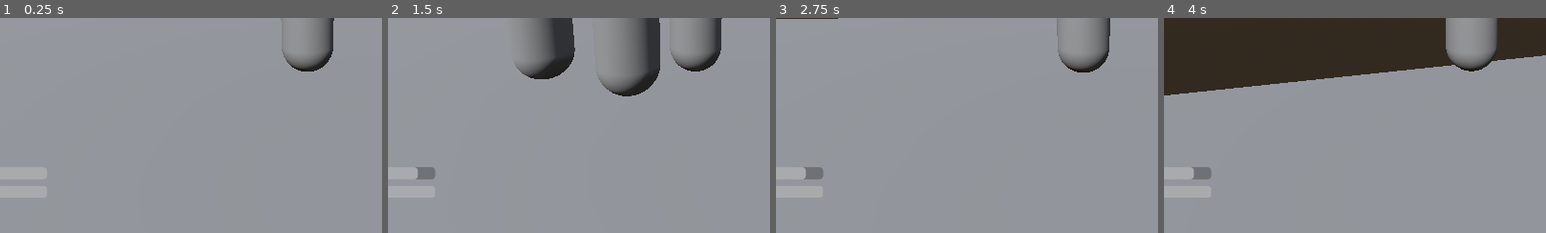
Above: before the commit, frames 1-4 (left to right).
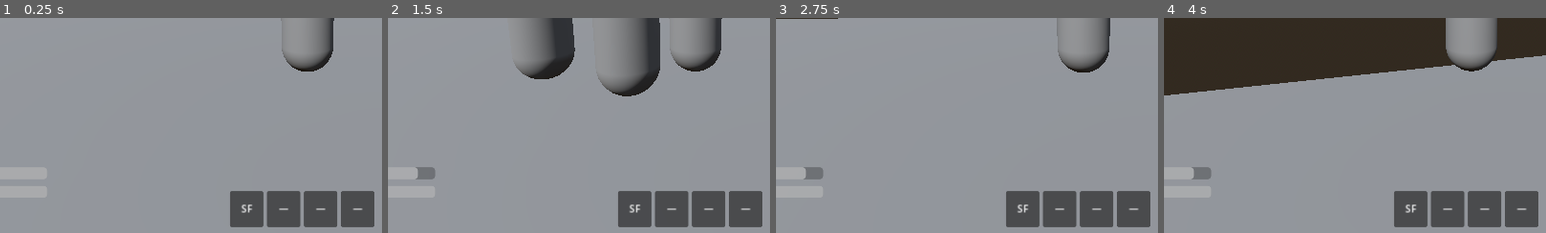
Above: after the commit, the same moments.

Repository: architectwuji-hash/sun-petal-kingdom
Game: Godot game, scene res://scenes/world/TestArena.tscn
Two runs of this game, one before a commit and one after it. Both use one fixed random seed, a clock stepped at 60 frames per second and the inputs below.
Inputs (mouse positions are % of the whole screen's width and height, from its top left):
- Up to frame 1 (0.25 s): no input
- Up to frame 2 (1.5 s): tap Enter (ui_accept) at 0.5, 0.77 s; move the mouse to (55, 50) at 0.52 s; hold 1 (slot_1, bound only after the commit) 0.53-1.28 s; hold W (move_forward) from 0.53 s (still down); tap 2 (slot_2, bound only after the commit) at 0.8, 1.35 s; move the mouse to (45, 50) at 1.27 s
- Up to frame 3 (2.75 s): keep holding W (move_forward); tap Enter (ui_accept) at 1.52 s; tap 3 (slot_3, bound only after the commit) at 1.55 s; move the mouse to (52, 48) at 2.02 s; hold 3 (slot_3, bound only after the commit) from 2.03 s (still down); tap 4 (slot_4, bound only after the commit) at 2.3 s
- Up to frame 4 (4 s): keep holding W (move_forward); move the mouse to (49, 52) at 2.77 s; release 3 (slot_3, bound only after the commit) at 2.78 s; tap 4 (slot_4, bound only after the commit) at 2.85 s; tap Enter (ui_accept) at 3.02, 3.77 s; right-click (49, 52) at 3.05 s; move the mouse to (57, 51) at 3.52 s; hold Right mouse button (use_power, bound only after the commit) from 3.53 s (still down); tap 1 (slot_1, bound only after the commit) at 3.8 s
The pictures show only the part of the screen within x 10-60%, y 50-100%; the shares and areas given below are measured in that part.

The runs differ from the first frame. In frame 1, 5.9% of the frame differs, in the area x 60-98%, y 80-98%; in frame 2, 5.9%; in frame 3, 5.9%; in frame 4, 5.9%.

Commit message:
feat(powers): Task 8 — flower slot system with Sunflower burst power
- flower_loadout.gd: 4 slots, slot 0 = Sunflower, slot_changed signal
- power_handler.gd: Sunflower burst costs 75, restores 150 (net +75)
- Player.tscn: FlowerLoadout + PowerHandler nodes added
- player.gd: power_handler init, right-click use_power, 1-4 slot switch
- HUD.tscn: bottom-center SlotBar with SF/empty labels
- project.godot: use_power (right-click) + slot_1-4 (1-4 keys)

Co-Authored-By: Claude Sonnet 4.6 <noreply@anthropic.com>
Claude-Session: https://claude.ai/code/session_01Xdz41Yjj7Zi8p9do1ybWv2

Diff:
--- a/project.godot
+++ b/project.godot
@@ -53,3 +53,28 @@
 "events": [Object(InputEventMouseButton,"resource_local_to_scene":false,"resource_name":"","device":-1,"window_id":0,"a …(253 unchanged characters)…
 ]
 }
+use_power={
+"deadzone": 0.5,
+"events": [Object(InputEventMouseButton,"resource_local_to_scene":false,"resource_name":"","device":-1,"window_id":0,"alt_pressed":false,"shift_pressed":false,"ctrl_pressed":false,"meta_pressed":false,"button_mask":0,"position":Vector2(0, 0),"global_position":Vector2(0, 0),"factor":1.0,"button_index":2,"canceled":false,"pressed":false,"double_click":false,"script":null)
+]
+}
+slot_1={
+"deadzone": 0.5,
+"events": [Object(InputEventKey,"resource_local_to_scene":false,"resource_name":"","device":-1,"window_id":0,"alt_pressed":false,"shift_pressed":false,"ctrl_pressed":false,"meta_pressed":false,"pressed":false,"keycode":0,"physical_keycode":49,"key_label":0,"unicode":49,"echo":false,"script":null)
+]
+}
+slot_2={
+"deadzone": 0.5,
+"events": [Object(InputEventKey,"resource_local_to_scene":false,"resource_name":"","device":-1,"window_id":0,"alt_pressed":false,"shift_pressed":false,"ctrl_pressed":false,"meta_pressed":false,"pressed":false,"keycode":0,"physical_keycode":50,"key_label":0,"unicode":50,"echo":false,"script":null)
+]
+}
+slot_3={
+"deadzone": 0.5,
+"events": [Object(InputEventKey,"resource_local_to_scene":false,"resource_name":"","device":-1,"window_id":0,"alt_pressed":false,"shift_pressed":false,"ctrl_pressed":false,"meta_pressed":false,"pressed":false,"keycode":0,"physical_keycode":51,"key_label":0,"unicode":51,"echo":false,"script":null)
+]
+}
+slot_4={
+"deadzone": 0.5,
+"events": [Object(InputEventKey,"resource_local_to_scene":false,"resource_name":"","device":-1,"window_id":0,"alt_pressed":false,"shift_pressed":false,"ctrl_pressed":false,"meta_pressed":false,"pressed":false,"keycode":0,"physical_keycode":52,"key_label":0,"unicode":52,"echo":false,"script":null)
+]
+}
--- a/scenes/player/Player.tscn
+++ b/scenes/player/Player.tscn
@@ -1,8 +1,10 @@
-[gd_scene load_steps=6 format=3 uid="uid://bqx8player01spk"]
+[gd_scene load_steps=8 format=3 uid="uid://bqx8player01spk"]
 
 [ext_resource type="Script" path="res://scripts/player/player.gd" id="1_player"]
 [ext_resource type="Script" path="res://scripts/player/attack_controller.gd" id="2_attack"]
 [ext_resource type="Script" path="res://scripts/player/ocali_regen.gd" id="3_ocali_regen"]
+[ext_resource type="Script" path="res://scripts/player/flower_loadout.gd" id="4_loadout"]
+[ext_resource type="Script" path="res://scripts/player/power_handler.gd" id="5_power"]
 
 [sub_resource type="CapsuleShape3D" id="CapsuleShape3D_collision"]
 height = 1.8
@@ -40,3 +42,9 @@
 
 [node name="OcaliRegen" type="Node" parent="."]
 script = ExtResource("3_ocali_regen")
+
+[node name="FlowerLoadout" type="Node" parent="."]
+script = ExtResource("4_loadout")
+
+[node name="PowerHandler" type="Node" parent="."]
+script = ExtResource("5_power")
--- a/scenes/ui/HUD.tscn
+++ b/scenes/ui/HUD.tscn
@@ -90,3 +90,66 @@
 text = "YOU DIED"
 horizontal_alignment = 1
 vertical_alignment = 1
+
+[node name="SlotBar" type="Control" parent="."]
+layout_mode = 3
+anchors_preset = 7
+anchor_left = 0.5
+anchor_top = 1.0
+anchor_right = 0.5
+anchor_bottom = 1.0
+offset_left = -130.0
+offset_top = -70.0
+offset_right = 130.0
+offset_bottom = -10.0
+grow_horizontal = 2
+grow_vertical = 0
+
+[node name="Slots" type="HBoxContainer" parent="SlotBar"]
+layout_mode = 1
+anchors_preset = 15
+anchor_right = 1.0
+anchor_bottom = 1.0
+grow_horizontal = 2
+grow_vertical = 2
+theme_override_constants/separation = 6
+
+[node name="Slot1" type="PanelContainer" parent="SlotBar/Slots"]
+layout_mode = 2
+custom_minimum_size = Vector2(56, 56)
+
+[node name="Label" type="Label" parent="SlotBar/Slots/Slot1"]
+layout_mode = 2
+text = "SF"
+horizontal_alignment = 1
+vertical_alignment = 1
+
+[node name="Slot2" type="PanelContainer" parent="SlotBar/Slots"]
+layout_mode = 2
+custom_minimum_size = Vector2(56, 56)
+
+[node name="Label" type="Label" parent="SlotBar/Slots/Slot2"]
+layout_mode = 2
+text = "—"
+horizontal_alignment = 1
+vertical_alignment = 1
+
+[node name="Slot3" type="PanelContainer" parent="SlotBar/Slots"]
+layout_mode = 2
+custom_minimum_size = Vector2(56, 56)
+
+[node name="Label" type="Label" parent="SlotBar/Slots/Slot3"]
+layout_mode = 2
+text = "—"
+horizontal_alignment = 1
+vertical_alignment = 1
+
+[node name="Slot4" type="PanelContainer" parent="SlotBar/Slots"]
+layout_mode = 2
+custom_minimum_size = Vector2(56, 56)
+
+[node name="Label" type="Label" parent="SlotBar/Slots/Slot4"]
+layout_mode = 2
+text = "—"
+horizontal_alignment = 1
+vertical_alignment = 1
--- /dev/null
+++ b/scripts/player/flower_loadout.gd
@@ -0,0 +1,28 @@
+extends Node
+class_name FlowerLoadout
+
+signal slot_changed(slot_index: int, flower_name: String)
+
+const MAX_SLOTS: int = 4
+
+# Each slot holds a flower name string or "" if empty
+var slots: Array[String] = ["Sunflower", "", "", ""]
+var active_slot: int = 0
+
+
+func get_active_flower() -> String:
+	return slots[active_slot]
+
+
+func set_slot(index: int, flower_name: String) -> void:
+	if index < 0 or index >= MAX_SLOTS:
+		return
+	slots[index] = flower_name
+	emit_signal("slot_changed", index, flower_name)
+
+
+func switch_slot(index: int) -> void:
+	if index < 0 or index >= MAX_SLOTS:
+		return
+	active_slot = index
+	emit_signal("slot_changed", active_slot, slots[active_slot])
--- a/scripts/player/player.gd
+++ b/scripts/player/player.gd
@@ -19,6 +19,8 @@
 @onready var camera: Camera3D = $CameraPivot/Camera
 @onready var attack_controller: AttackController = $AttackController
 @onready var ocali_regen: OcaliRegen = $OcaliRegen
+@onready var flower_loadout: FlowerLoadout = $FlowerLoadout
+@onready var power_handler: PowerHandler = $PowerHandler
 
 var health: int = max_health
 var ocali: int = max_ocali
@@ -31,6 +33,7 @@
 	Input.set_mouse_mode(Input.MOUSE_MODE_CAPTURED)
 	attack_controller.init(self)
 	ocali_regen.init(self)
+	power_handler.init(self, flower_loadout)
 
 
 func _unhandled_input(event: InputEvent) -> void:
@@ -45,6 +48,16 @@
 			Input.set_mouse_mode(Input.MOUSE_MODE_CAPTURED)
 	if event.is_action_pressed("melee_attack"):
 		attack_controller.try_melee_attack(camera)
+	if event.is_action_pressed("use_power"):
+		power_handler.use_power()
+	if event.is_action_pressed("slot_1"):
+		flower_loadout.switch_slot(0)
+	if event.is_action_pressed("slot_2"):
+		flower_loadout.switch_slot(1)
+	if event.is_action_pressed("slot_3"):
+		flower_loadout.switch_slot(2)
+	if event.is_action_pressed("slot_4"):
+		flower_loadout.switch_slot(3)
 
 
 func _physics_process(delta: float) -> void:
--- /dev/null
+++ b/scripts/player/power_handler.gd
@@ -0,0 +1,32 @@
+extends Node
+class_name PowerHandler
+
+@export var sunflower_burst_amount: int = 150
+@export var sunflower_burst_cost: int = 75
+
+var _player: Player
+var _loadout: FlowerLoadout
+
+
+func init(player: Player, loadout: FlowerLoadout) -> void:
+	_player = player
+	_loadout = loadout
+
+
+func use_power() -> void:
+	var flower: String = _loadout.get_active_flower()
+	if flower == "":
+		return
+	match flower:
+		"Sunflower":
+			_use_sunflower()
+
+
+func _use_sunflower() -> void:
+	# Sunflower power 1: Burst regen — instant +150 Ocali for 75 Ocali cost
+	# Can only use if you have enough Ocali to pay the cost
+	if _player.ocali <= sunflower_burst_cost:
+		return
+	if not _player.spend_ocali(sunflower_burst_cost):
+		return
+	_player.restore_ocali(sunflower_burst_amount)
